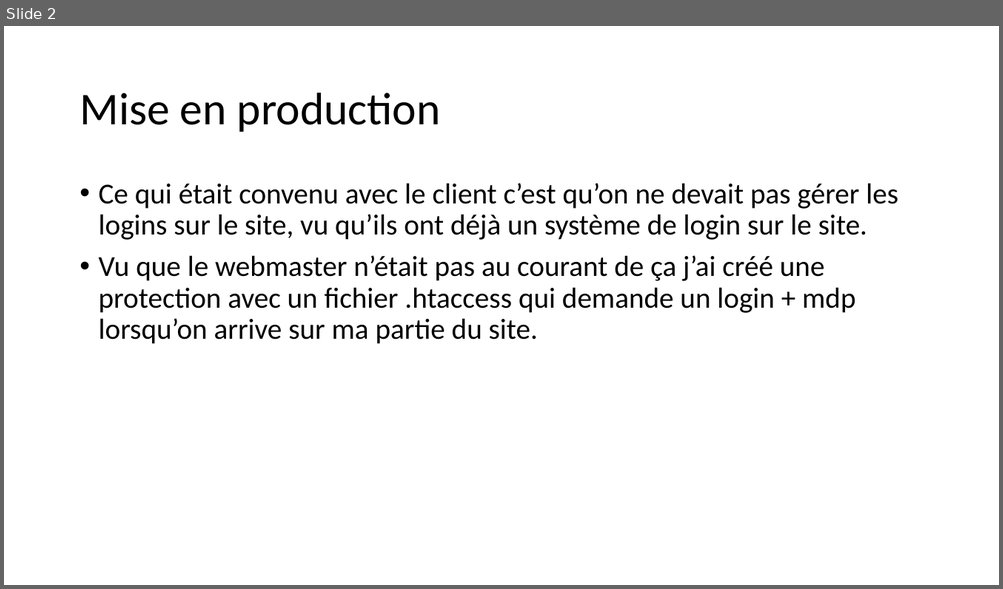
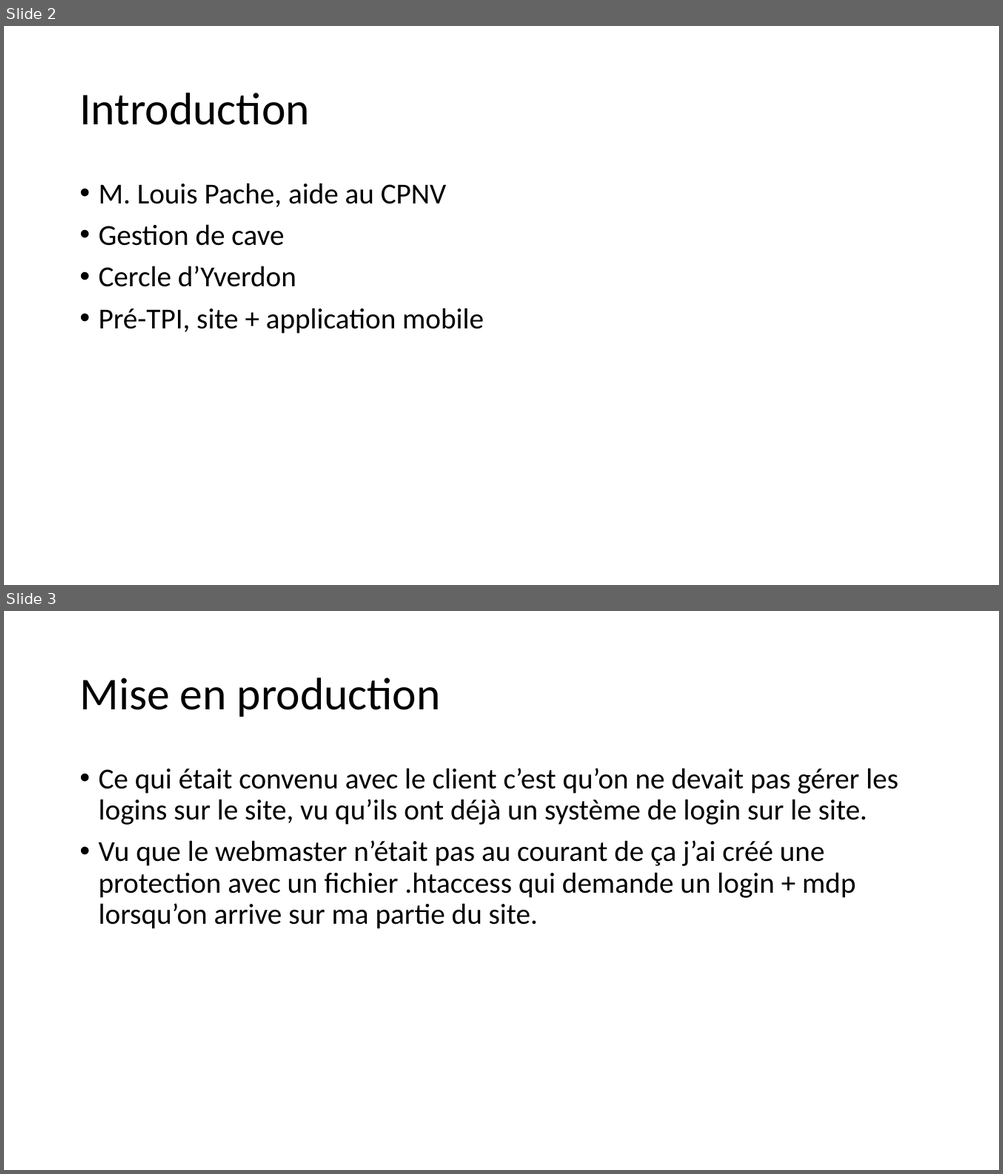
Before and after one commit to JeremyGfeller/TPI, a slide deck: Documentation/présentation.pptx. Shown one above the other, each under a label of ours: slide 2 before the commit, slides 2 and 3 after it. The pictures are 1003x589 and 1003x1174 pixels, drawn with LibreOffice and Linux fonts; fonts in the diff are those of the drawing. Boxes give left, top, right and bottom in pixels: in the first picture for what was removed or moved away, otherwise in the second. Text is boxed around its words. In the diff, an @@ line names an element or a change of style, - is before the commit and + after.

Commit message:
WIP

```diff
--- a/Documentation/présentation.pptx
+++ b/Documentation/présentation.pptx
@@ slide 2 added at (x1=4, y1=26, x2=999, y2=585), background #FFFFFF @@
@@ title added at (x1=79, y1=93, x2=310, y2=125), 44 pt, text #000000 @@
+Introduction
@@ text added at (x1=99, y1=183, x2=484, y2=334), 28 pt, text #000000 @@
+• M. Louis Pache, aide au CPNV
+• Gestion de cave
+• Cercle d’Yverdon
+• Pré-TPI, site + application mobile
@@ what was slide 2 is now slide 3 @@
```
Also in this commit, not shown: 1 slide changed, 5 other slides added, 2 slides removed.
